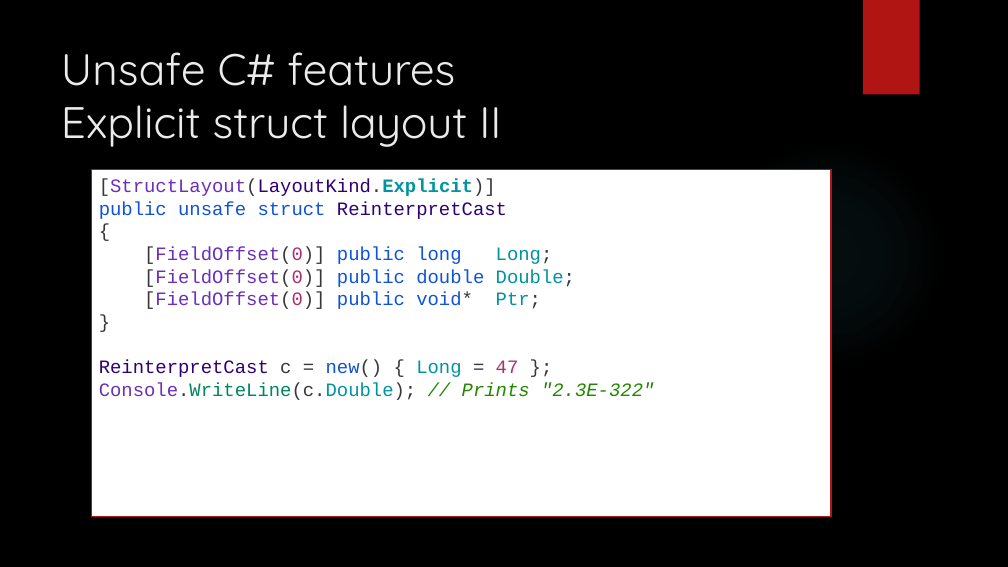
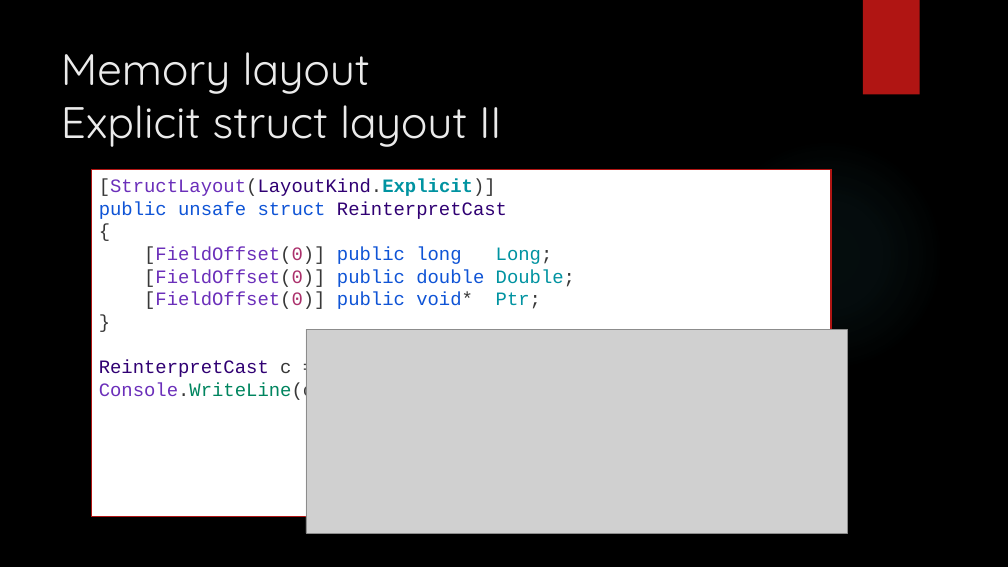
Before and after one commit to dennisdietrich/UnsafeCSharp, a slide deck: slide 18 of doc/Introduction to unsafe C#.pptx (slide 16 before the commit). Drawn at 1008x567 pixels with LibreOffice and Linux fonts; fonts in the diff are those of the drawing; grey boxes stand for pictures; background and template pictures are left out. Boxes give left, top, right and bottom in pixels: in the first picture for what was removed or moved away, otherwise in the second. Text is boxed around its words. In the diff, an @@ line names an element or a change of style, - is before the commit and + after.

```diff
--- a/doc/Introduction to unsafe C#.pptx
+++ b/doc/Introduction to unsafe C#.pptx
@@ title at box(61, 52, 501, 147): text changed @@
-Unsafe C# features
-Explicit struct layout II
+Memory layout
+Explicit struct layout II
@@ picture added at box(306, 329, 848, 533) @@
```
Also in this commit, not shown: 2 other slides changed, 2 slides added, 2 other files.
